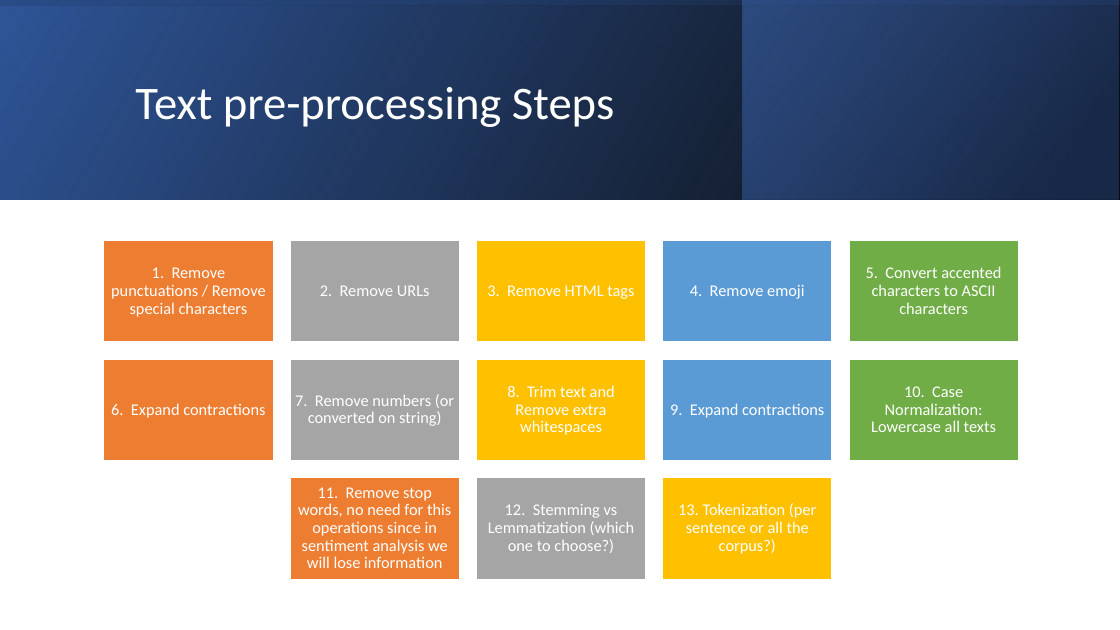
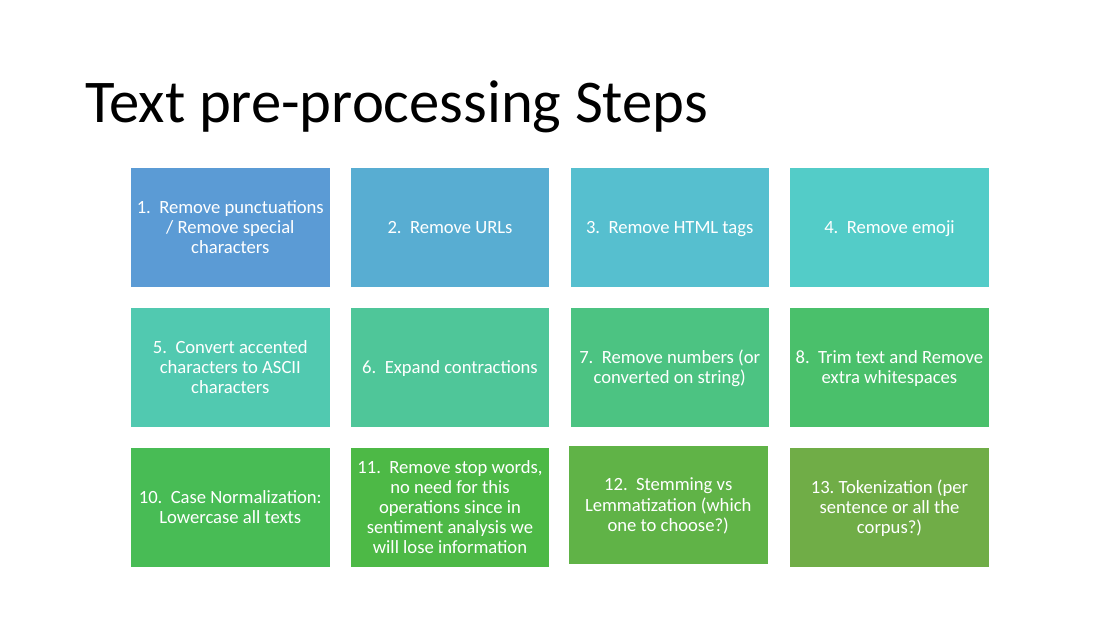
Before and after one commit to mixaverros88/Tweet_Sentiment_Extraction, a slide deck: slide 5 of presentation/Presentation.pptx (slide 4 before the commit). Drawn at 1120x630 pixels with LibreOffice and Linux fonts; fonts in the diff are those of the drawing. Boxes give left, top, right and bottom in pixels: in the first picture for what was removed or moved away, otherwise in the second. Text is boxed around its words. In the diff, an @@ line names an element or a change of style, - is before the commit and + after.

```diff
--- a/presentation/Presentation.pptx
+++ b/presentation/Presentation.pptx
@@ rectangle removed at <box>0,0,1120,199</box> @@
@@ rectangle removed at <box>0,0,1120,199</box> @@
@@ rectangle removed at <box>743,0,1119,199</box> @@
@@ title "Text pre-processing Steps": place and size @@
-title "Text pre-processing Steps" at <box>135,87,614,127</box>
+title "Text pre-processing Steps" at <box>85,80,708,133</box>
@@ title "Text pre-processing Steps" at <box>85,80,708,133</box>: size 40 to 52 pt, text colour #FFFFFF to #000000 @@
@@ text "1. Remove punctuations / Remove ...": place and size @@
-text "1. Remove punctuations / Remove ..." at <box>111,267,266,317</box>
+text "1. Remove punctuations / Remove ..." at <box>137,200,324,253</box>
@@ rectangle: place and size @@
-rectangle at <box>663,240,833,342</box>
+rectangle at <box>130,168,330,288</box>
@@ text "2. Remove URLs": place and size @@
-text "2. Remove URLs" at <box>320,285,430,296</box>
+text "2. Remove URLs" at <box>388,221,512,233</box>
@@ text "3. Remove HTML tags": place and size @@
-text "3. Remove HTML tags" at <box>487,285,634,299</box>
+text "3. Remove HTML tags" at <box>586,221,753,236</box>
@@ text "4. Remove emoji": place and size @@
-text "4. Remove emoji" at <box>690,285,804,299</box>
+text "4. Remove emoji" at <box>824,220,955,236</box>
@@ text "5. Convert accented characters to ...": place and size @@
-text "5. Convert accented characters to ..." at <box>866,266,1001,314</box>
+text "5. Convert accented characters to ..." at <box>153,340,308,393</box>
@@ rectangle: place and size @@
-rectangle at <box>104,359,274,460</box>
+rectangle at <box>130,308,330,428</box>
@@ rectangle at <box>130,308,330,428</box>: fill #ED7D31 to #51C9B0 @@
@@ text "6. Expand contractions": place and size @@
-text "6. Expand contractions" at <box>111,403,265,418</box>
+text "6. Expand contractions" at <box>362,360,537,376</box>
@@ rectangle: place and size @@
-rectangle at <box>290,359,460,460</box>
+rectangle at <box>350,308,550,428</box>
@@ rectangle at <box>350,308,550,428</box>: fill #A5A5A5 to #4FC699 @@
@@ text "7. Remove numbers (or converted ...": place and size @@
-text "7. Remove numbers (or converted ..." at <box>295,394,454,426</box>
+text "7. Remove numbers (or converted ..." at <box>579,349,760,386</box>
@@ text "8. Trim text and Remove ...": place and size @@
-text "8. Trim text and Remove ..." at <box>507,385,615,435</box>
+text "8. Trim text and Remove ..." at <box>796,350,983,386</box>
@@ size 14 to 16 pt in 12 elements at <box>357,460,543,553</box>, <box>585,477,752,534</box>, <box>137,200,324,253</box>, <box>811,479,968,536</box>, <box>388,221,512,233</box>, <box>586,221,753,236</box>, <box>824,220,955,236</box>, <box>153,340,308,393</box>, <box>362,360,537,376</box>, <box>579,349,760,386</box>, <box>796,350,983,386</box>, <box>139,490,321,523</box> @@
@@ text "10. Case Normalization: Lowercase all ...": place and size @@
-text "10. Case Normalization: Lowercase all ..." at <box>871,386,996,432</box>
+text "10. Case Normalization: Lowercase all ..." at <box>139,490,321,523</box>
@@ group added at <box>130,168,990,568</box>: 6 rectangles @@
@@ text "11. Remove stop words, no ...": place and size @@
-text "11. Remove stop words, no ..." at <box>298,487,451,568</box>
+text "11. Remove stop words, no ..." at <box>357,460,543,553</box>
@@ rectangle: place and size @@
-rectangle at <box>290,477,460,579</box>
+rectangle at <box>350,448,550,568</box>
@@ rectangle at <box>350,448,550,568</box>: fill #ED7D31 to #4DB946 @@
@@ text "12. Stemming vs Lemmatization (which ...": place and size @@
-text "12. Stemming vs Lemmatization (which ..." at <box>488,504,634,553</box>
+text "12. Stemming vs Lemmatization (which ..." at <box>585,477,752,534</box>
@@ rectangle: place and size @@
-rectangle at <box>663,477,833,579</box>
+rectangle at <box>569,445,769,565</box>
@@ rectangle at <box>569,445,769,565</box>: fill #FFC000 to #60B347 @@
@@ text "13. Tokenization (per sentence or ...": place and size @@
-text "13. Tokenization (per sentence or ..." at <box>678,503,816,554</box>
+text "13. Tokenization (per sentence or ..." at <box>811,479,968,536</box>
@@ rectangle: place and size @@
-rectangle at <box>849,359,1019,460</box>
+rectangle at <box>790,448,990,568</box>
@@ group removed at <box>104,240,1019,579</box>: 7 rectangles, 1 text @@
-9. Expand contractions
```
Also in this commit, not shown: 2 other slides changed, 2 slides added, 1 slide removed, 6 other files.
